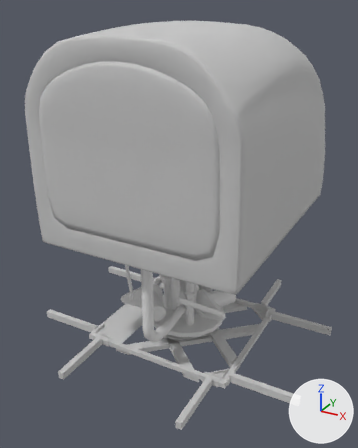
The FBX model Assets/Models/IPT2/ipt2.FBX as it was, and as the next commit left it.
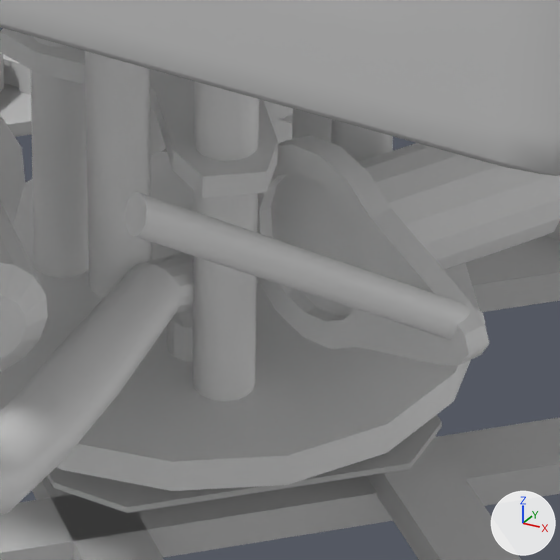
The first picture shows the older version from a camera (50 mm lens) standing at (1.85, -3.53, 2.95) and looking at (-0.11, 0.04, 1.17). The close-ups show both versions on the part from 45% to 66% of the width and 60% to 77% of the height of that picture; other places that the commit changed are outside them. Lighting does not change. The marker at lower right points along +X, +Y and +Z. Where no turn or scale is listed for an object, it has been applied to the vertices.

The older version as bpy lines, for what is in view:
```python
me_mesh_002 = bpy.data.meshes.new('Mesh.002')
me_mesh_002.from_pydata(...)  # 1452 vertices, 1451 faces; spans x -33.1..35.0, y -39.0..67.3, z -0.1..63.5
me_mesh_002.materials.append(mat_default_001)  # light grey #cacaca
me_mesh_008 = bpy.data.meshes.new('Mesh.008')
me_mesh_008.from_pydata(...)  # 110 vertices, 216 faces; spans x -0.6..0.6, y -0.6..0.6, z 0.0..61.7
me_mesh_010 = bpy.data.meshes.new('Mesh.010')
me_mesh_010.from_pydata(...)  # a 16-sided cylinder along z spanning x -10.0..10.0, y -10.0..10.0, z -0.6..0.6
me_mesh_018 = bpy.data.meshes.new('Mesh.018')
me_mesh_018.from_pydata(...)  # 90 vertices, 162 faces; spans x -5.4..11.3, y -5.4..5.4, z -1.2..1.2
ob_btmcircleplatelg = bpy.data.objects.new('btmCirclePlateLg', me_mesh_010)
ob_btmcircleplatelg.location = (-0.003, -0.001, 0.284)
ob_btmcircleplatelg.scale = (0.036, 0.036, 0.036)
ob_cylinder003 = bpy.data.objects.new('Cylinder003', me_mesh_008)
ob_cylinder003.parent = ob_springtopplate
ob_cylinder003.location = (-13.41, -30.33, -29.92)
ob_cylinder003.rotation_euler = (0.0, -1.129, -0.38)  # degrees (0, -65, -22)
ob_cylinder003.scale = (1.78, 1.78, 0.625)
ob_horizcylhinge001 = bpy.data.objects.new('horizCylHinge001', me_mesh_018)
ob_horizcylhinge001.parent = ob_horizontalcylinders001
ob_horizcylhinge001.location = (-0.0359, 0.0559, -0.415)
ob_horizcylhinge001.rotation_euler = (-0.0519, -0.187, 0.174)  # degrees (-3, -11, 10)
ob_horizcylhinge001.scale = (0.665, 0.665, 0.4)
ob_ipt2_shell = bpy.data.objects.new('ipt2_shell', me_mesh_002)
ob_ipt2_shell.location = (-0.004, -0.001, 1.237)
ob_ipt2_shell.scale = (0.0254, 0.0254, 0.0254)
# also in view: '3armPlate' at (-0.04, 0.01, 0.63); 'horizCylHinge002' at (0.0, 0.37, 0.51); 'thickCyl005' at (0.08, 0.18, 0.53); 'Line001' at (0.05, -0.43, 0.79); 'thickCyl003' at (-0.02, -0.2, 0.69)
```
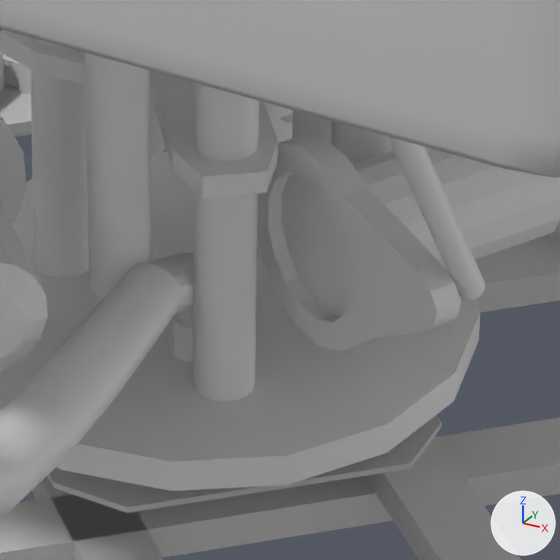
Where the newer file only moved an object's origin or applied its transform, the numbers keep the older frame.

Patch to the scene script:
```diff
--- a/Assets/Models/IPT2/ipt2.FBX.py
+++ b/Assets/Models/IPT2/ipt2.FBX.py
@@ ob_ipt2_shell @@
 ob_ipt2_shell.location = (-0.004, -0.001, 1.237)
+ob_ipt2_shell.rotation_euler = (0.00175, 0.0, 0.0)  # degrees (0.1, 0, 0)
 ob_ipt2_shell.scale = (0.0254, 0.0254, 0.0254)
@@ ob_cylinder003 @@
 ob_cylinder003 = bpy.data.objects.new('Cylinder003', me_mesh_008)
-ob_cylinder003.parent = ob_springtopplate
-ob_cylinder003.location = (-13.41, -30.33, -29.92)
-ob_cylinder003.rotation_euler = (0.0, -1.129, -0.38)  # degrees (0, -65, -22)
-ob_cylinder003.scale = (1.78, 1.78, 0.625)
+ob_cylinder003.location = (0.444, -0.172, 0.558)
+ob_cylinder003.rotation_euler = (0.47, -0.0761, -0.0975)  # degrees (27, -4.4, -5.6)
+ob_cylinder003.scale = (0.0254, 0.0274, 0.0133)
@@ ob_horizcylhinge001 @@
 ob_horizcylhinge001.location = (-0.0359, 0.0559, -0.415)
-ob_horizcylhinge001.rotation_euler = (-0.0519, -0.187, 0.174)  # degrees (-3, -11, 10)
+ob_horizcylhinge001.rotation_euler = (-0.00368, -0.0241, -0.0963)  # degrees (-0.2, -1.4, -5.5)
 ob_horizcylhinge001.scale = (0.665, 0.665, 0.4)
```

What differs and where, as boxes (x1, y1, x2, y2) in the close-ups (560 x 560 px):
'ipt2_shell', turned
    before: (0, 0, 560, 176)
    after: (0, 0, 560, 177)
'horizCylHinge001', turned
    before: (257, 136, 489, 366)
    after: (257, 136, 461, 351)
'Cylinder003', turned, moved, rescaled
    before: (125, 192, 485, 340)
    after: (387, 136, 485, 300)
